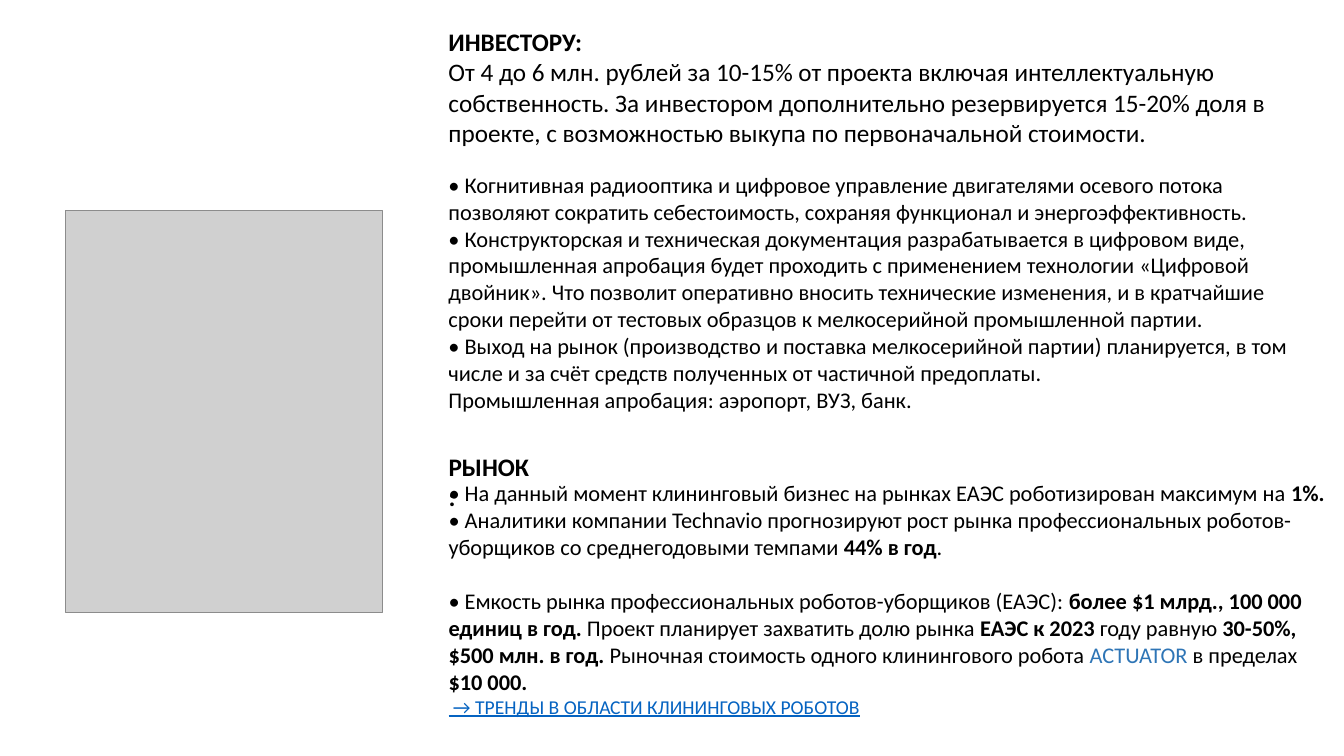
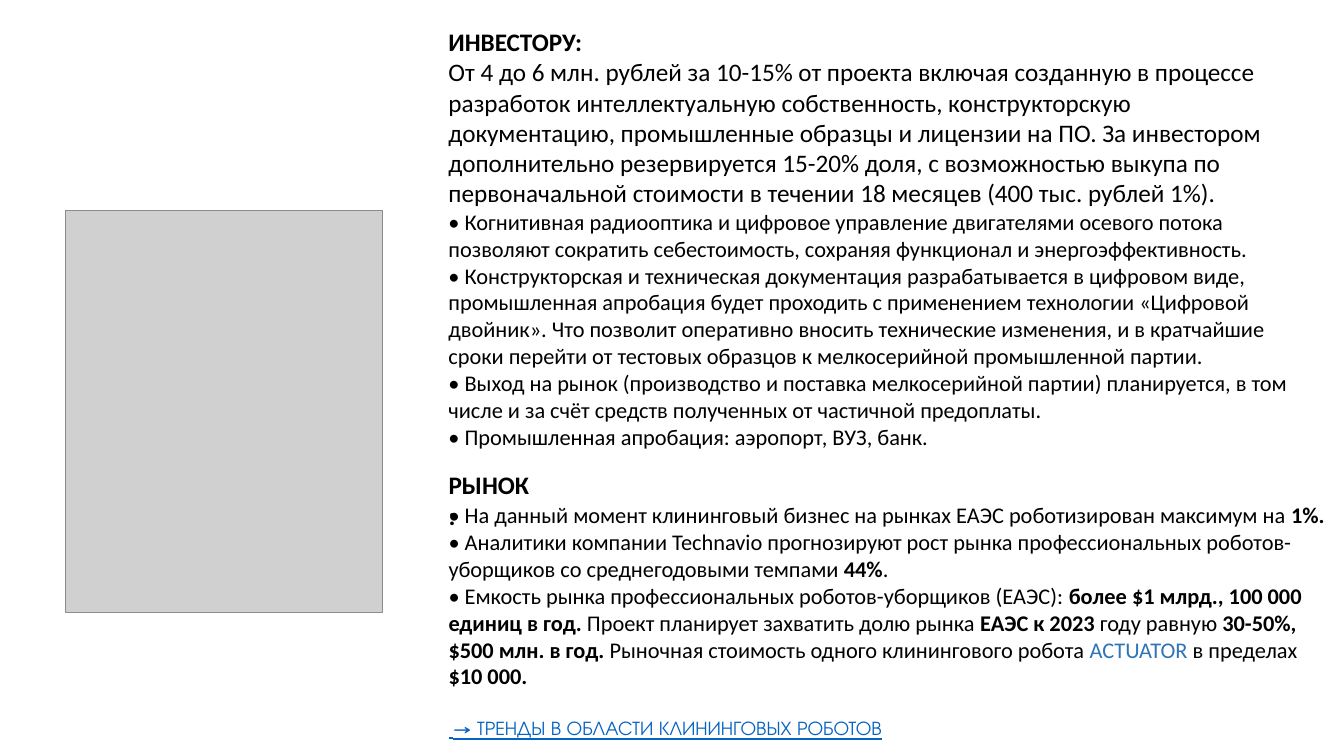
Before and after one commit to iACTUATOR/iactuator.ru, a slide deck: slide 8 of actuator.pptx. Drawn at 1344x756 pixels with LibreOffice and Linux fonts; fonts in the diff are those of the drawing; grey boxes stand for pictures. Boxes give left, top, right and bottom in pixels: in the first picture for what was removed or moved away, otherwise in the second. Text is boxed around its words. In the diff, an @@ line names an element or a change of style, - is before the commit and + after.

```diff
--- a/actuator.pptx
+++ b/actuator.pptx
@@ text at (448,64,1261,206): text changed @@
-От 4 до 6 млн. рублей за 10-15% от проекта включая интеллектуальную собственность. За инвестором дополнительно резервируется 15-20% доля в проекте, с возможностью выкупа по первоначальной стоимости.
+От 4 до 6 млн. рублей за 10-15% от проекта включая созданную в процессе разработок интеллектуальную собственность, конструкторскую документацию, промышленные образцы и лицензии на ПО. За инвестором дополнительно резервируется 15-20% доля, с возможностью выкупа по первоначальной стоимости в течении 18 месяцев (400 тыс. рублей 1%).
@@ text at (465,429,927,449): text changed @@
-Промышленная апробация: аэропорт, ВУЗ, банк.
+• Промышленная апробация: аэропорт, ВУЗ, банк.
@@ text "РЫНОК:": place and size @@
-text "РЫНОК:" at (449,459,530,476)
+text "РЫНОК:" at (449,477,530,494)
@@ text "• На данный момент клининговый ...": place and size @@
-text "• На данный момент клининговый ..." at (449,485,1325,717)
+text "• На данный момент клининговый ..." at (449,507,1325,740)
@@ text at (449,534,1291,581): text changed @@
-• Аналитики компании Technavio прогнозируют рост рынка профессиональных роботов-уборщиков со среднегодовыми темпами 44% в год.
+• Аналитики компании Technavio прогнозируют рост рынка профессиональных роботов-уборщиков со среднегодовыми темпами 44%.
@@ text at (477,721,882,740): font Calibri to TeX Gyre Adventor in "→ ТРЕНДЫ В ОБЛАСТИ КЛИНИНГОВЫХ РОБОТОВ" @@
```
Also in this commit, not shown: 5 other slides changed, 1 other file.
